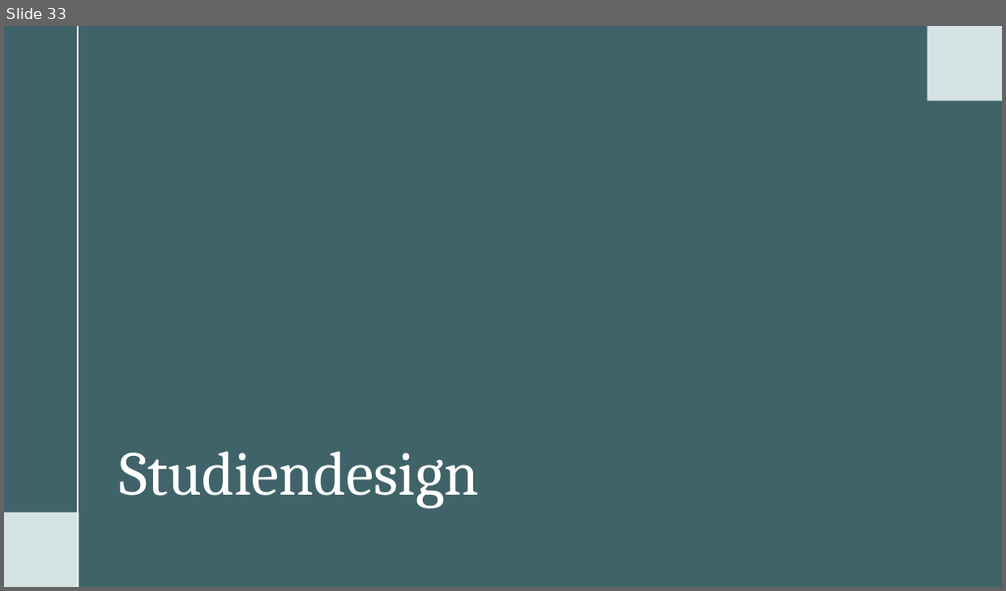
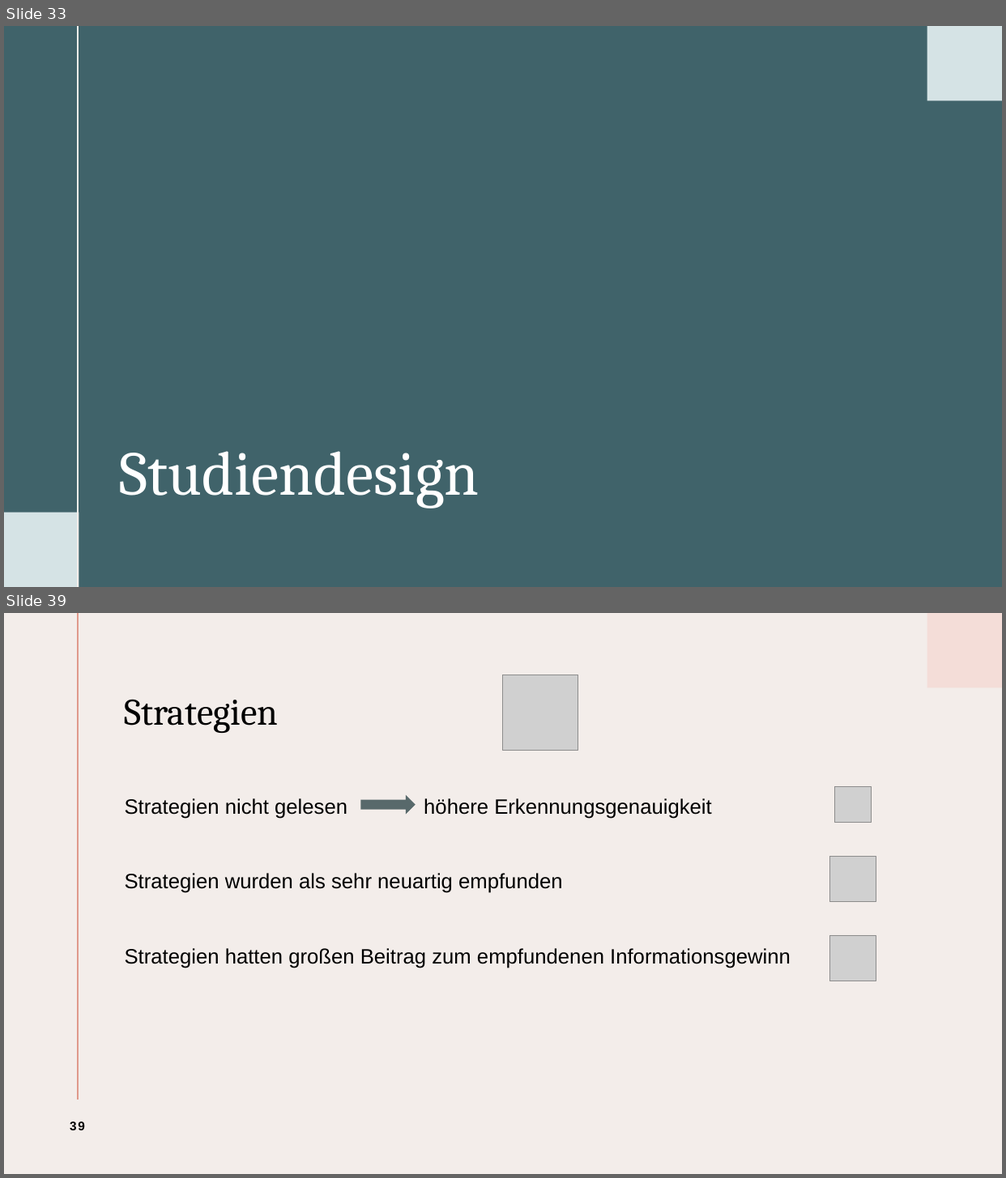
Before and after one commit to ToniHantschmann/deepfake_detector, a slide deck: presentation/presentation.pptx. Shown one above the other, each under a label of ours: slide 33 before the commit, slides 33 and 39 after it; the slides between them are not shown. The pictures are 1006x591 and 1006x1178 pixels, drawn with LibreOffice and Linux fonts; fonts in the diff are those of the drawing; grey boxes stand for pictures. Boxes give left, top, right and bottom in pixels: in the first picture for what was removed or moved away, otherwise in the second. Text is boxed around its words. In the diff, an @@ line names an element or a change of style, - is before the commit and + after.

```diff
--- a/presentation/presentation.pptx
+++ b/presentation/presentation.pptx
@@ slide 39 added at bbox=[4, 613, 1002, 1174], background #F3EDEA @@
@@ line added from (78, 613) to (78, 1100), #DF998B 1.5 pt @@
@@ rectangle added at bbox=[927, 613, 1002, 688], fill #F4DDD8 @@
@@ picture added at bbox=[503, 675, 578, 750] @@
@@ title added at bbox=[124, 699, 278, 733], 36 pt, text #000000 @@
+Strategien
@@ text added at bbox=[125, 798, 791, 969], 20 pt, text #000000 @@
+Strategien nicht gelesen höhere Erkennungsgenauigkeit
+Strategien wurden als sehr neuartig empfunden
+Strategien hatten großen Beitrag zum empfundenen Informationsgewinn
@@ right arrow added at bbox=[361, 795, 415, 815], fill #58696B @@
@@ picture added at bbox=[835, 786, 871, 823] @@
@@ picture added at bbox=[830, 856, 876, 902] @@
@@ picture added at bbox=[830, 935, 876, 982] @@
@@ page number added at bbox=[70, 1122, 85, 1131], 12 pt, text #000000, bold @@
+39
```
Also in this commit, not shown: 7 slides changed, 8 other slides added, 1 slide removed.
